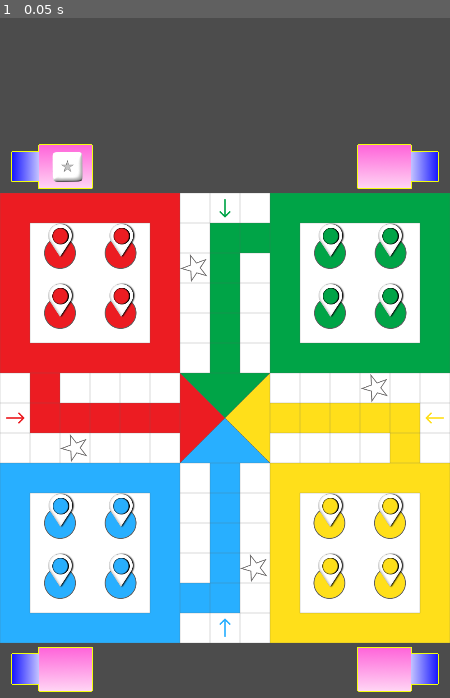
Above: before the commit, frame 1.
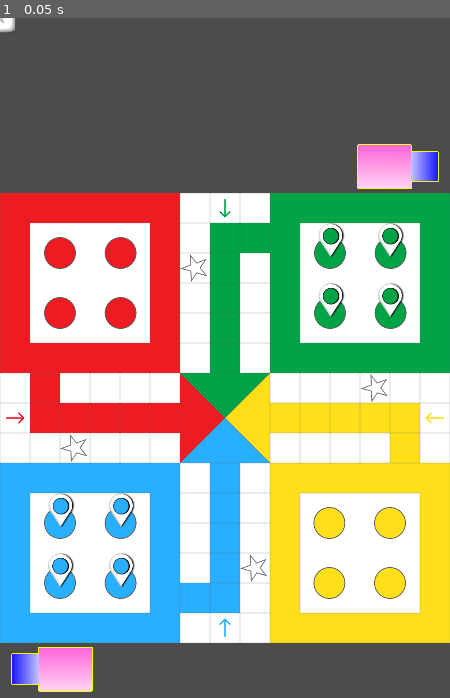
Above: after the commit, the same moment.

Repository: Wiper-R/Ludo
Game: Godot game, scene res://Scenes/Game/Game.tscn
Two runs of this game, one before a commit and one after it. Both use one fixed random seed, a clock stepped at 60 frames per second and the inputs below.
Inputs:
- Up to frame 1 (0.05 s): no input

The runs differ from the first frame. In frame 1, 3.4% of the frame differs, in the area x 0-98%, y 0-100%.

Commit message:
Implement Turn Change

Diff:
--- a/Scenes/Dice/Dice.gd
+++ b/Scenes/Dice/Dice.gd
@@ -51,7 +51,7 @@
 #func _process(delta: float) -> void:
 #	pass
 
-func _on_Area2D_input_event(viewport: Node, event: InputEvent, shape_idx: int) -> void:
+func _on_Area2D_input_event(_viewport: Node, event: InputEvent, _shape_idx: int) -> void:
 	if !(event is InputEventMouseButton):
 		return
 
--- a/Scenes/Game/Game.gd
+++ b/Scenes/Game/Game.gd
@@ -1,16 +1,39 @@
 extends Node2D
+onready var players = get_node("Players");
+const MAX_PLAYERS = 4.0;
+const ALL_PLAYERS = ["Blue", "Red", "Green", "Yellow"];
+var current_players = [];
+var turn_idx = -1;
+
+func _assign_players(num: int) -> void:
+	assert (num > 1, "ERROR: Ludo requires atleast 2 players.")
+
+	var skip: int = int(floor(MAX_PLAYERS / num));
+
+	for pidx in range(0, num * skip, skip):
+		current_players.push_back(ALL_PLAYERS[pidx])
+
+	for player in ALL_PLAYERS:
+		if not player in current_players:
+			get_node("Players/%s" % player).queue_free()
 
 
-# Declare member variables here. Examples:
-# var a: int = 2
-# var b: String = "text"
+func switch_turn() -> void:
+	turn_idx += 1;
 
+	if turn_idx >= len(current_players):
+		turn_idx = 0
 
-# Called when the node enters the scene tree for the first time.
+	for player in players.get_children():
+		player.has_turn = false;
+
+	players.get_node(current_players[turn_idx]).has_turn = true;
+
 func _ready() -> void:
 	$Dice.block()
+	_assign_players(2)
+	switch_turn()
 
-
-# Called every frame. 'delta' is the elapsed time since the previous frame.
-#func _process(delta: float) -> void:
-#	pass
+func _process(delta: float) -> void:
+	if Input.is_action_just_pressed("ui_up"):
+		switch_turn()
--- a/Scenes/Game/Game.tscn
+++ b/Scenes/Game/Game.tscn
@@ -8,20 +8,21 @@
 [ext_resource path="res://assets/dice-base.png" type="Texture" id=6]
 [ext_resource path="res://Scenes/Dice/Dice.tscn" type="PackedScene" id=7]
 [ext_resource path="res://Scenes/Game/Game.gd" type="Script" id=8]
+[ext_resource path="res://Scenes/Game/Player.gd" type="Script" id=9]
 
 [sub_resource type="Curve2D" id=1]
 _data = {
 "points": PoolVector2Array( 0, 0, 0, 0, 468, 1392, 0, 0, 0, 0, 468, 1320, 0, 0, 0, 0, 468, 1248, 0, 0, 0, 0, 468, 1176, …(1100 unchanged characters)…
 }
 
+[sub_resource type="Curve2D" id=3]
+_data = {
+"points": PoolVector2Array( 0, 0, 0, 0, 540, 1464, 0, 0, 0, 0, 540, 1392, 0, 0, 0, 0, 540, 1320, 0, 0, 0, 0, 540, 1248, 0, 0, 0, 0, 540, 1176, 0, 0, 0, 0, 540, 1104, 0, 0, 0, 0, 540, 1014 )
+}
+
 [sub_resource type="Curve2D" id=2]
 _data = {
 "points": PoolVector2Array( 0, 0, 0, 0, 36, 960, 0, 0, 0, 0, 108, 960, 0, 0, 0, 0, 180, 960, 0, 0, 0, 0, 252, 960, 0, 0, 0, 0, 324, 960, 0, 0, 0, 0, 396, 960, 0, 0, 0, 0, 486, 960 )
-}
-
-[sub_resource type="Curve2D" id=3]
-_data = {
-"points": PoolVector2Array( 0, 0, 0, 0, 540, 1464, 0, 0, 0, 0, 540, 1392, 0, 0, 0, 0, 540, 1320, 0, 0, 0, 0, 540, 1248, 0, 0, 0, 0, 540, 1176, 0, 0, 0, 0, 540, 1104, 0, 0, 0, 0, 540, 1014 )
 }
 
 [sub_resource type="Curve2D" id=4]
@@ -51,7 +52,69 @@
 
 [node name="Players" type="Node2D" parent="."]
 
+[node name="Blue" type="Node2D" parent="Players"]
+script = ExtResource( 9 )
+
+[node name="Home" type="Position2D" parent="Players/Blue"]
+position = Vector2( 468, 1392 )
+__meta__ = {
+"_gizmo_extents_": 0.0
+}
+
+[node name="Path2D" type="Path2D" parent="Players/Blue"]
+visible = false
+self_modulate = Color( 0, 0, 0, 0.701961 )
+curve = SubResource( 3 )
+__meta__ = {
+"_edit_lock_": true
+}
+
+[node name="BasePositions" type="Node2D" parent="Players/Blue"]
+
+[node name="T1" type="Position2D" parent="Players/Blue/BasePositions"]
+position = Vector2( 144, 1212 )
+
+[node name="T2" type="Position2D" parent="Players/Blue/BasePositions"]
+position = Vector2( 289, 1212 )
+
+[node name="T3" type="Position2D" parent="Players/Blue/BasePositions"]
+position = Vector2( 143, 1356 )
+
+[node name="T4" type="Position2D" parent="Players/Blue/BasePositions"]
+position = Vector2( 289, 1356 )
+
+[node name="Tokens" type="Node2D" parent="Players/Blue"]
+
+[node name="T1" type="Sprite" parent="Players/Blue/Tokens"]
+position = Vector2( 144, 1212 )
+texture = ExtResource( 3 )
+offset = Vector2( 4, -30 )
+
+[node name="T2" type="Sprite" parent="Players/Blue/Tokens"]
+position = Vector2( 289, 1212 )
+texture = ExtResource( 3 )
+offset = Vector2( 4, -30 )
+
+[node name="T3" type="Sprite" parent="Players/Blue/Tokens"]
+position = Vector2( 143, 1356 )
+texture = ExtResource( 3 )
+offset = Vector2( 4, -30 )
+
+[node name="T4" type="Sprite" parent="Players/Blue/Tokens"]
+position = Vector2( 289, 1356 )
+texture = ExtResource( 3 )
+offset = Vector2( 4, -30 )
+
+[node name="DiceBase" type="Sprite" parent="Players/Blue"]
+position = Vector2( 125, 1563 )
+scale = Vector2( 0.3, 0.3 )
+texture = ExtResource( 6 )
+
+[node name="DicePosition" type="Position2D" parent="Players/Blue"]
+position = Vector2( 158, 1563 )
+
 [node name="Red" type="Node2D" parent="Players"]
+script = ExtResource( 9 )
 
 [node name="Path2D" type="Path2D" parent="Players/Red"]
 visible = false
@@ -108,67 +171,8 @@
 [node name="DicePosition" type="Position2D" parent="Players/Red"]
 position = Vector2( 158, 357 )
 
-[node name="Blue" type="Node2D" parent="Players"]
-
-[node name="Home" type="Position2D" parent="Players/Blue"]
-position = Vector2( 468, 1392 )
-__meta__ = {
-"_gizmo_extents_": 0.0
-}
-
-[node name="Path2D" type="Path2D" parent="Players/Blue"]
-visible = false
-self_modulate = Color( 0, 0, 0, 0.701961 )
-curve = SubResource( 3 )
-__meta__ = {
-"_edit_lock_": true
-}
-
-[node name="BasePositions" type="Node2D" parent="Players/Blue"]
-
-[node name="T1" type="Position2D" parent="Players/Blue/BasePositions"]
-position = Vector2( 144, 1212 )
-
-[node name="T2" type="Position2D" parent="Players/Blue/BasePositions"]
-position = Vector2( 289, 1212 )
-
-[node name="T3" type="Position2D" parent="Players/Blue/BasePositions"]
-position = Vector2( 143, 1356 )
-
-[node name="T4" type="Position2D" parent="Players/Blue/BasePositions"]
-position = Vector2( 289, 1356 )
-
-[node name="Tokens" type="Node2D" parent="Players/Blue"]
-
-[node name="T1" type="Sprite" parent="Players/Blue/Tokens"]
-position = Vector2( 144, 1212 )
-texture = ExtResource( 3 )
-offset = Vector2( 4, -30 )
-
-[node name="T2" type="Sprite" parent="Players/Blue/Tokens"]
-position = Vector2( 289, 1212 )
-texture = ExtResource( 3 )
-offset = Vector2( 4, -30 )
-
-[node name="T3" type="Sprite" parent="Players/Blue/Tokens"]
-position = Vector2( 143, 1356 )
-texture = ExtResource( 3 )
-offset = Vector2( 4, -30 )
-
-[node name="T4" type="Sprite" parent="Players/Blue/Tokens"]
-position = Vector2( 289, 1356 )
-texture = ExtResource( 3 )
-offset = Vector2( 4, -30 )
-
-[node name="DiceBase" type="Sprite" parent="Players/Blue"]
-position = Vector2( 125, 1563 )
-scale = Vector2( 0.3, 0.3 )
-texture = ExtResource( 6 )
-
-[node name="DicePosition" type="Position2D" parent="Players/Blue"]
-position = Vector2( 158, 1563 )
-
 [node name="Yellow" type="Node2D" parent="Players"]
+script = ExtResource( 9 )
 
 [node name="Home" type="Position2D" parent="Players/Yellow"]
 position = Vector2( 972, 1032 )
@@ -230,6 +234,7 @@
 position = Vector2( 923, 1563 )
 
 [node name="Green" type="Node2D" parent="Players"]
+script = ExtResource( 9 )
 
 [node name="Home" type="Position2D" parent="Players/Green"]
 position = Vector2( 612, 528 )
@@ -291,5 +296,4 @@
 position = Vector2( 923, 357 )
 
 [node name="Dice" parent="." instance=ExtResource( 7 )]
-position = Vector2( 162, 357 )
 z_index = 1
--- /dev/null
+++ b/Scenes/Game/Player.gd
@@ -0,0 +1,10 @@
+extends Node2D
+
+var has_turn: bool = false;
+
+func _ready() -> void:
+	pass # Replace with function body.
+
+func _process(delta: float) -> void:
+	if has_turn:
+		print(name)
Not shown: 1 places in Scenes/Game/Game.tscn that only renumber resources
